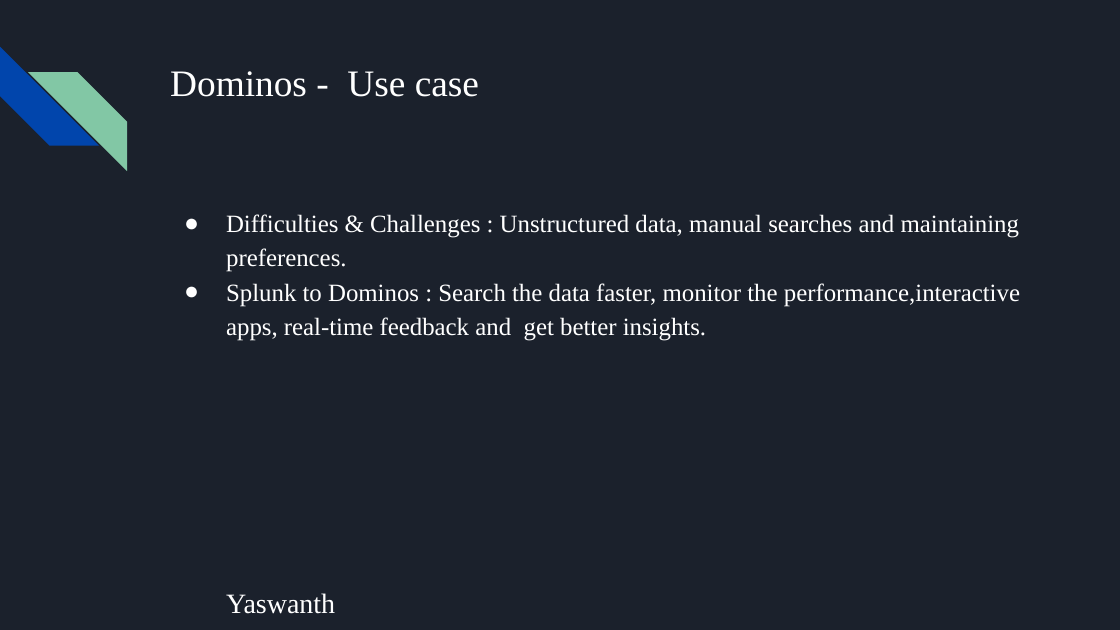
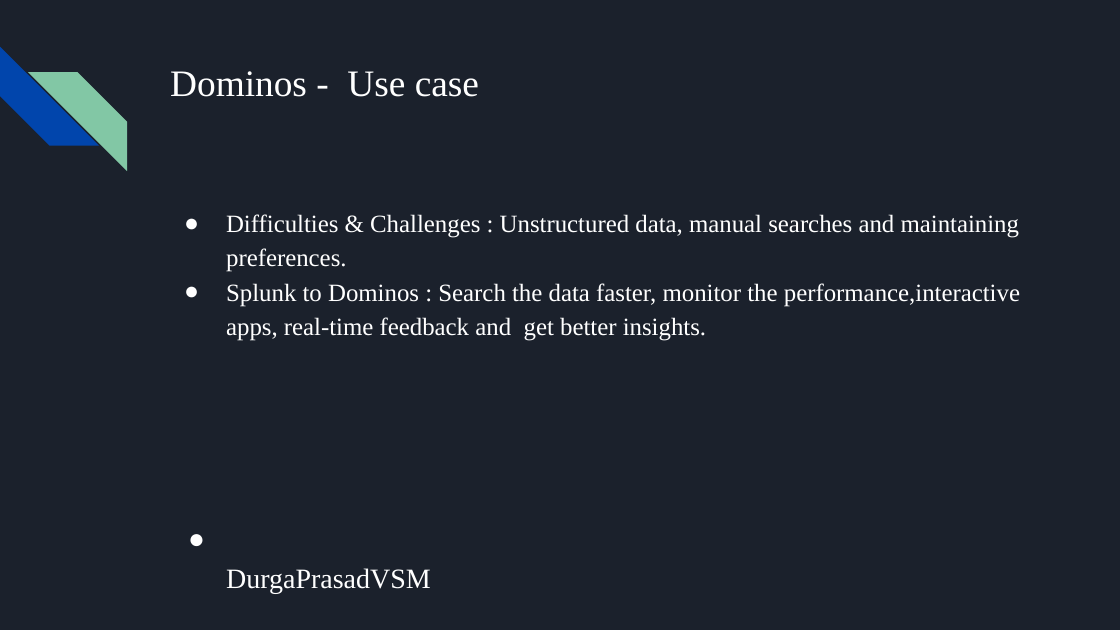
Before and after one commit to VSMDURGAPRASAD/splunk-project, a slide deck: slide 15 of docs/Splunk.pptx. Drawn at 1120x630 pixels with LibreOffice and Linux fonts; fonts in the diff are those of the drawing. Boxes give left, top, right and bottom in pixels: in the first picture for what was removed or moved away, otherwise in the second. Text is boxed around its words. In the diff, an @@ line names an element or a change of style, - is before the commit and + after.

```diff
--- a/docs/Splunk.pptx
+++ b/docs/Splunk.pptx
@@ text at (226,568,431,594): text changed @@
-Yaswanth
+● DurgaPrasadVSM
```
Also in this commit, not shown: 5 other slides changed.
